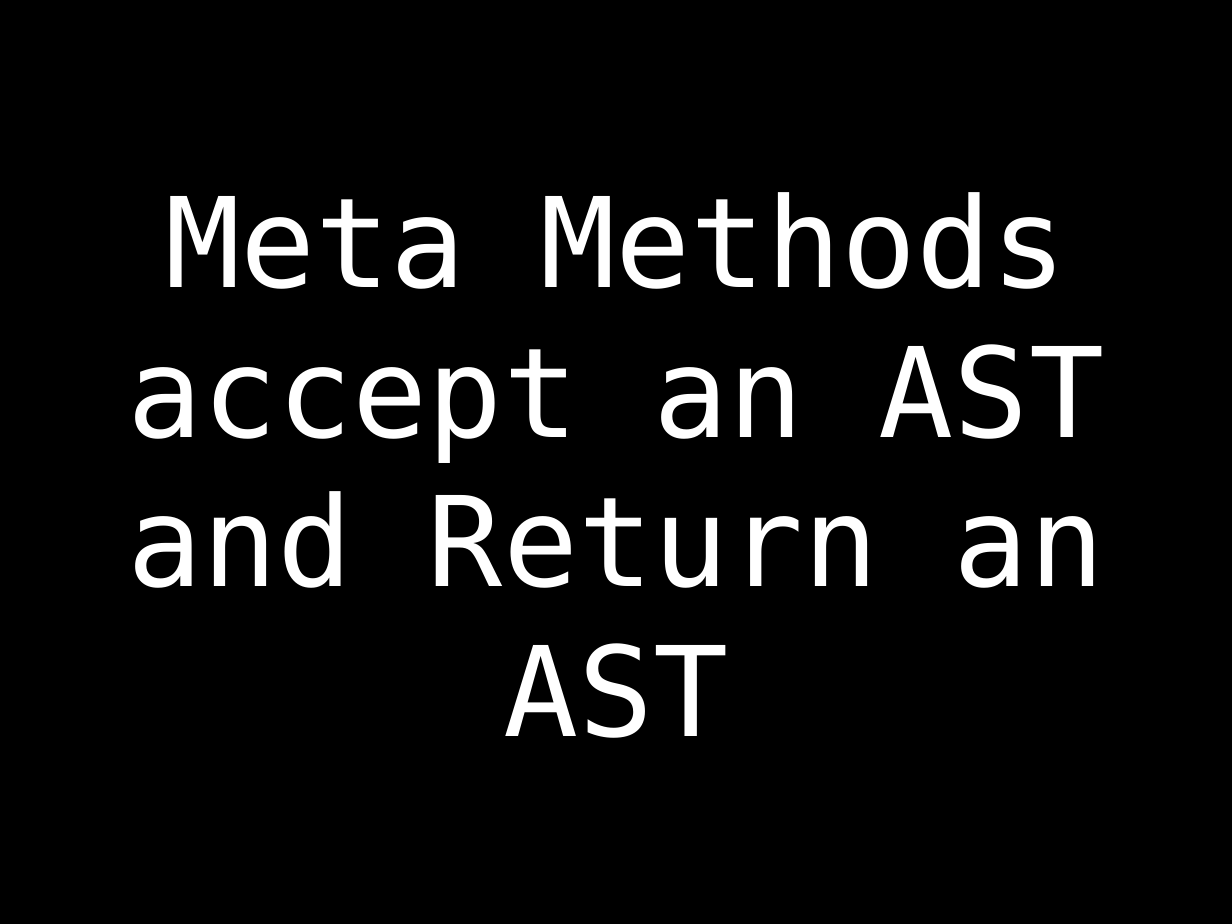
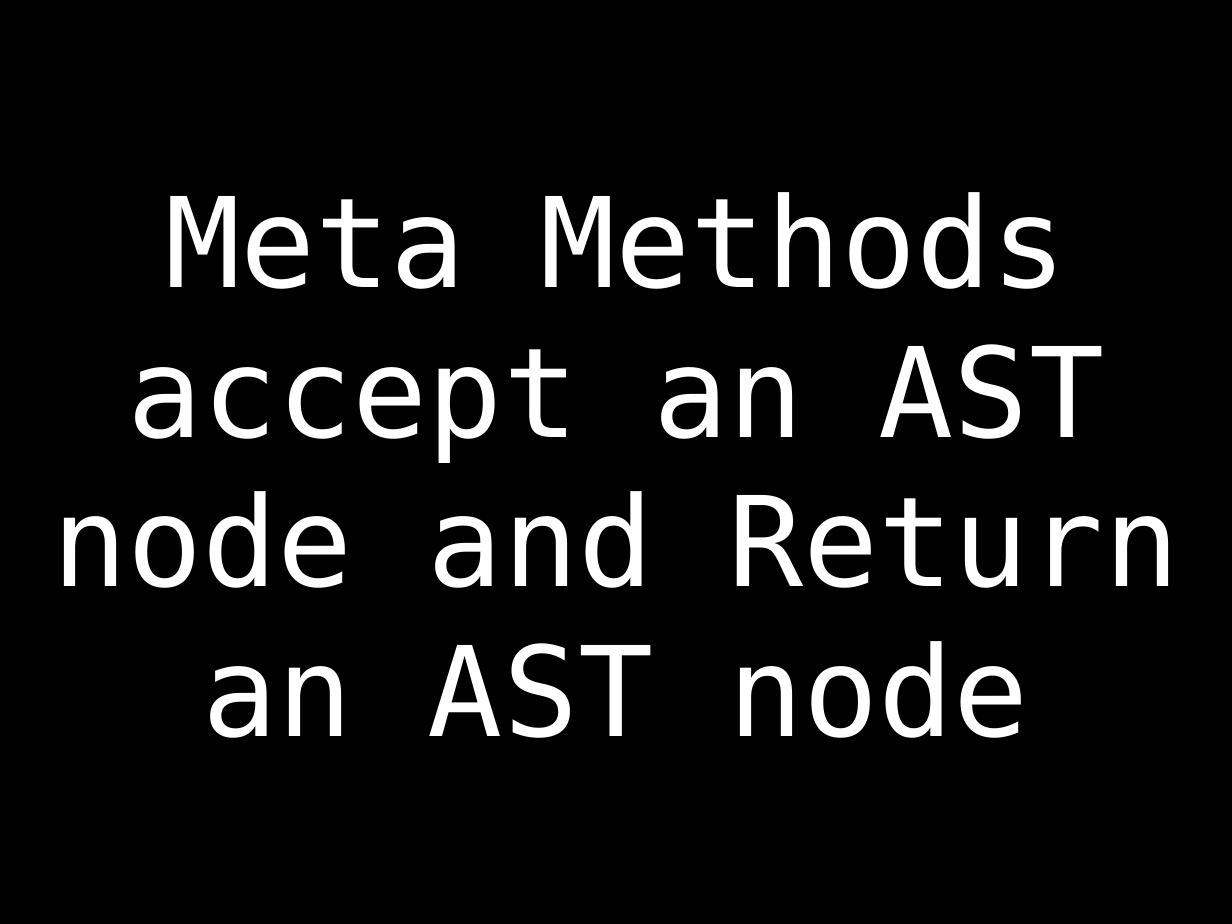
Before and after one commit to craignicol/scotaltdotnet, a slide deck: slide 38 of seattle/HORN Pres.ppt (slide 37 before the commit). Drawn at 1232x924 pixels with LibreOffice and Linux fonts; fonts in the diff are those of the drawing; grey boxes stand for pictures. Boxes give left, top, right and bottom in pixels: in the first picture for what was removed or moved away, otherwise in the second. Text is boxed around its words. In the diff, an @@ line names an element or a change of style, - is before the commit and + after.

```diff
--- a/seattle/HORN Pres.ppt
+++ b/seattle/HORN Pres.ppt
@@ title at [52,192,1179,738]: text changed @@
-Meta Methods accept an AST and Return an AST
+Meta Methods accept an AST node and Return an AST node
```
